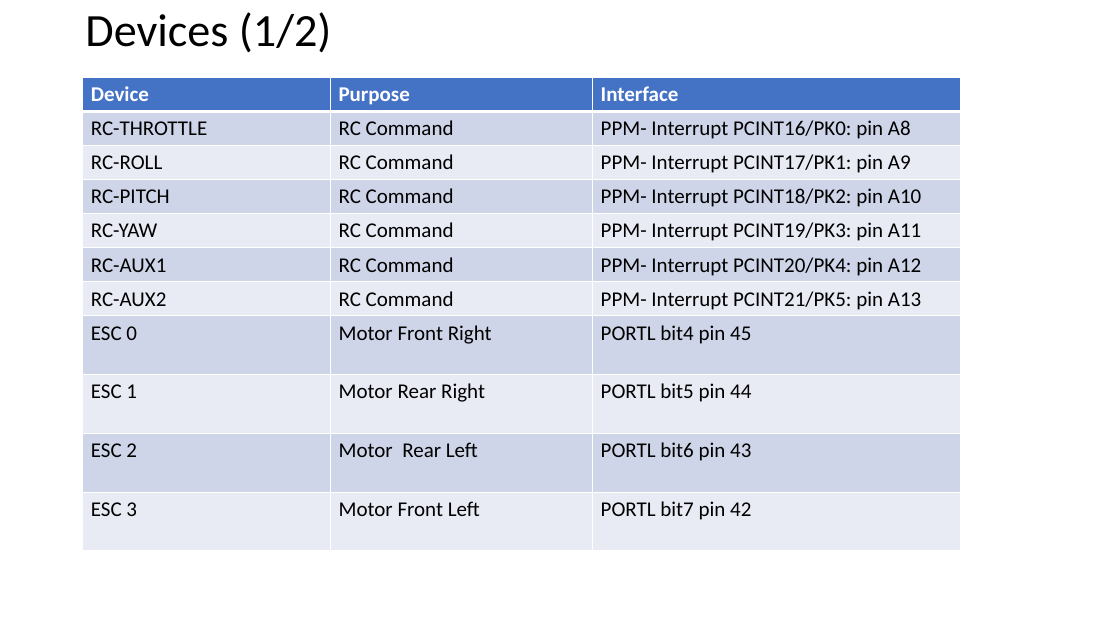
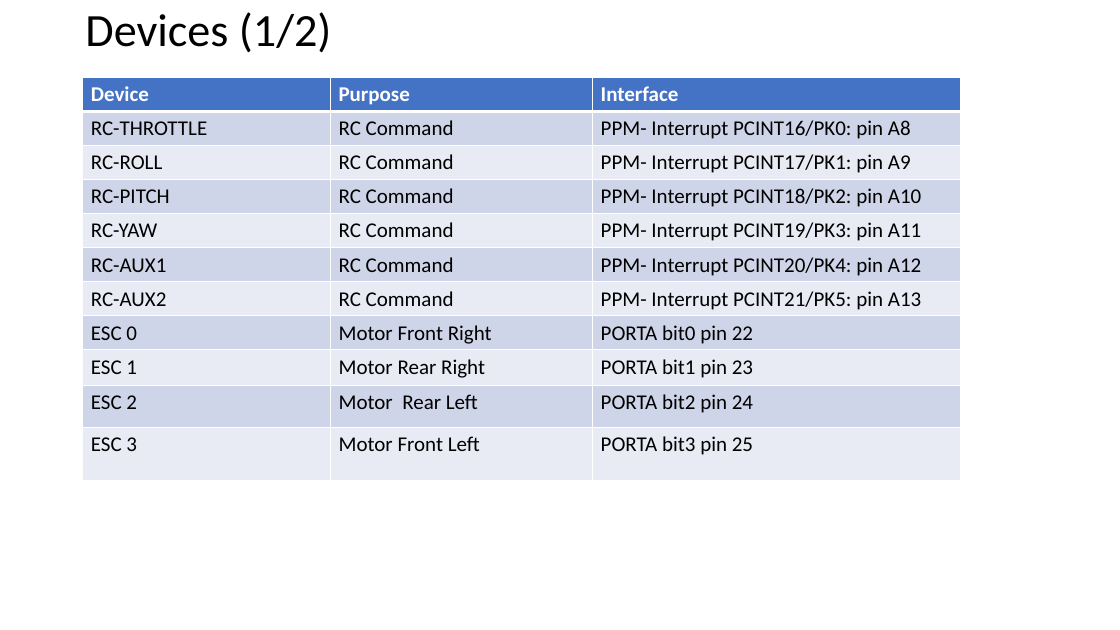
Before and after one commit to RobotEdh/RobotMicroControl, a slide deck: slide 2 of libraries/Diagramm Drone3.pptx. Drawn at 1120x630 pixels with LibreOffice and Linux fonts; fonts in the diff are those of the drawing. Boxes give left, top, right and bottom in pixels: in the first picture for what was removed or moved away, otherwise in the second. Text is boxed around its words. In the diff, an @@ line names an element or a change of style, - is before the commit and + after.

```diff
--- a/libraries/Diagramm Drone3.pptx
+++ b/libraries/Diagramm Drone3.pptx
@@ table at [82,77,961,476] @@
-row 8, column 3: PORTL bit4 pin 45
+row 8, column 3: PORTA bit0 pin 22
-row 9, column 3: PORTL bit5 pin 44
+row 9, column 3: PORTA bit1 pin 23
-row 10, column 3: PORTL bit6 pin 43
+row 10, column 3: PORTA bit2 pin 24
-row 11, column 3: PORTL bit7 pin 42
+row 11, column 3: PORTA bit3 pin 25
```
Also in this commit, not shown: 11 other slides changed, 2 slides added, 3 slides removed, 10 other files.
